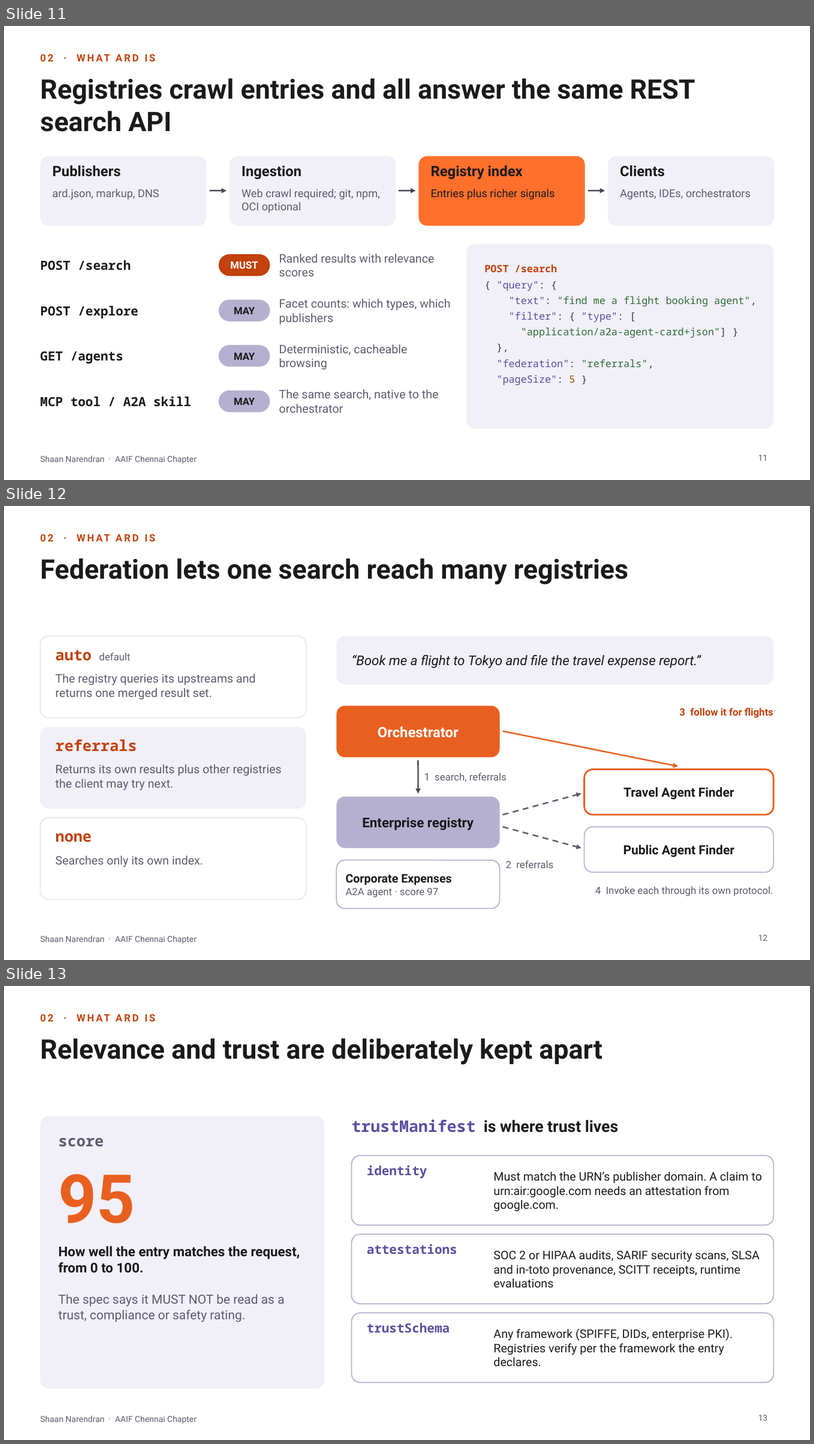
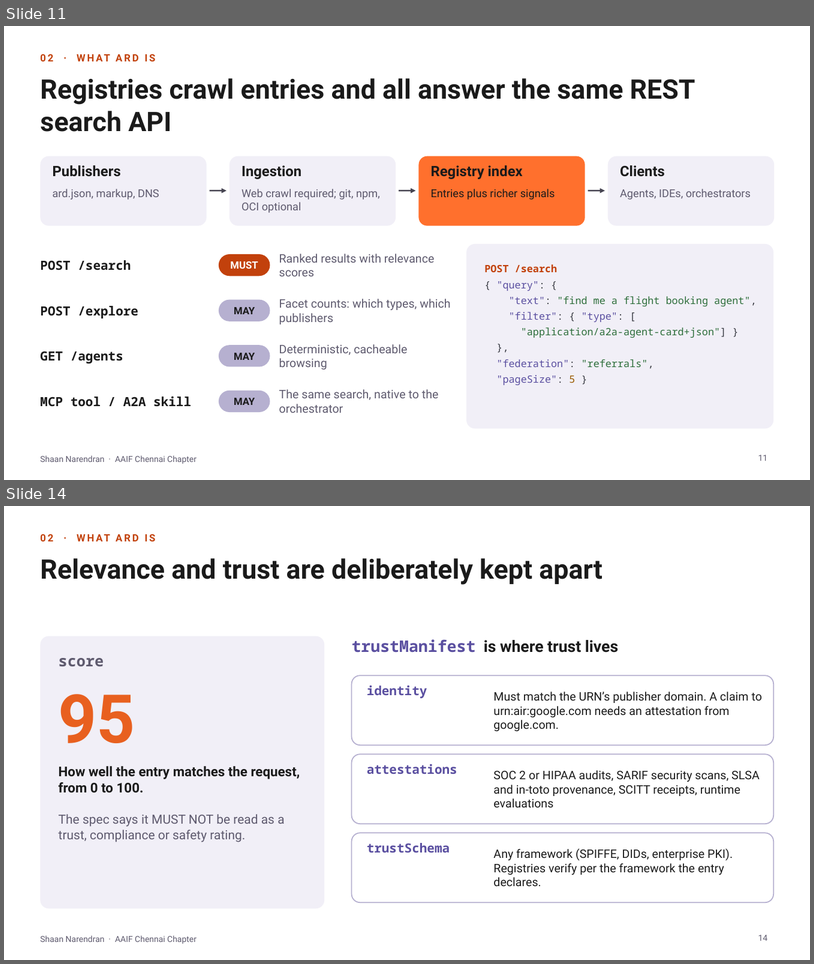
Before and after one commit to ShaanNarendran/Observal, a slide deck: talks/ard/ARD-AAIF-Chennai.pptx. Shown one above the other, each under a label of ours: slides 11, 12 and 13 before the commit, slides 11 and 14 after it; the slides between them are not shown. The pictures are 814x1444 and 814x964 pixels, drawn with LibreOffice and Linux fonts; fonts in the diff are those of the drawing. Boxes give left, top, right and bottom in pixels: in the first picture for what was removed or moved away, otherwise in the second. Text is boxed around its words. In the diff, an @@ line names an element or a change of style, - is before the commit and + after.

```diff
--- a/talks/ard/ARD-AAIF-Chennai.pptx
+++ b/talks/ard/ARD-AAIF-Chennai.pptx
@@ slide 12 removed at (x1=4, y1=506, x2=810, y2=960), background #FFFFFF; not listed: 1 template element that a slide beside it also shows @@
@@ text removed at (x1=40, y1=534, x2=53, y2=541) @@
-02 · WHAT ARD IS
@@ title removed at (x1=40, y1=558, x2=629, y2=585) @@
-Federation lets one search reach many registries
@@ rounded rectangle removed at (x1=40, y1=636, x2=306, y2=718) @@
@@ text removed at (x1=56, y1=649, x2=131, y2=661) @@
-auto default
@@ rounded rectangle removed at (x1=337, y1=636, x2=774, y2=684) @@
@@ text removed at (x1=352, y1=655, x2=701, y2=668) @@
-“Book me a flight to Tokyo and file the travel expense report.”
@@ text removed at (x1=56, y1=673, x2=256, y2=699) @@
-The registry queries its upstreams and returns one merged result set.
@@ rounded rectangle removed at (x1=337, y1=706, x2=500, y2=757) @@
@@ text removed at (x1=680, y1=708, x2=774, y2=718) @@
-3 follow it for flights
@@ rounded rectangle removed at (x1=40, y1=727, x2=306, y2=808) @@
@@ text removed at (x1=56, y1=739, x2=137, y2=751) @@
-referrals
@@ text removed at (x1=378, y1=726, x2=459, y2=738) @@
-Orchestrator
@@ arrow removed from (503, 731) to (678, 766) @@
@@ text removed at (x1=56, y1=764, x2=282, y2=790) @@
-Returns its own results plus other registries the client may try next.
@@ arrow removed from (419, 760) to (419, 793) @@
@@ text removed at (x1=425, y1=772, x2=507, y2=781) @@
-1 search, referrals
@@ rounded rectangle removed at (x1=585, y1=769, x2=774, y2=814) @@
@@ arrow removed from (503, 814) to (582, 793) @@
@@ text removed at (x1=624, y1=787, x2=735, y2=799) @@
-Travel Agent Finder
@@ rounded rectangle removed at (x1=337, y1=796, x2=500, y2=848) @@
@@ rounded rectangle removed at (x1=40, y1=817, x2=306, y2=899) @@
@@ text removed at (x1=362, y1=817, x2=474, y2=830) @@
-Enterprise registry
@@ arrow removed from (503, 826) to (582, 848) @@
@@ rounded rectangle removed at (x1=585, y1=826, x2=774, y2=872) @@
@@ text removed at (x1=56, y1=833, x2=92, y2=842) @@
-none
@@ text removed at (x1=624, y1=844, x2=735, y2=857) @@
-Public Agent Finder
@@ text removed at (x1=56, y1=855, x2=203, y2=867) @@
-Searches only its own index.
@@ rounded rectangle removed at (x1=337, y1=860, x2=500, y2=908) @@
@@ text removed at (x1=506, y1=860, x2=554, y2=868) @@
-2 referrals
@@ text removed at (x1=346, y1=874, x2=452, y2=897) @@
-Corporate Expenses
-A2A agent · score 97
@@ text removed at (x1=596, y1=886, x2=773, y2=896) @@
-4 Invoke each through its own protocol.
@@ page number removed at (x1=759, y1=934, x2=768, y2=940) @@
-12
@@ what was slide 13 is now slide 14 @@
@@ page number at (x1=759, y1=934, x2=768, y2=940): text changed @@
-13
+14
```
Also in this commit, not shown: 1 slide changed, 2 slides added, 1 other file.
